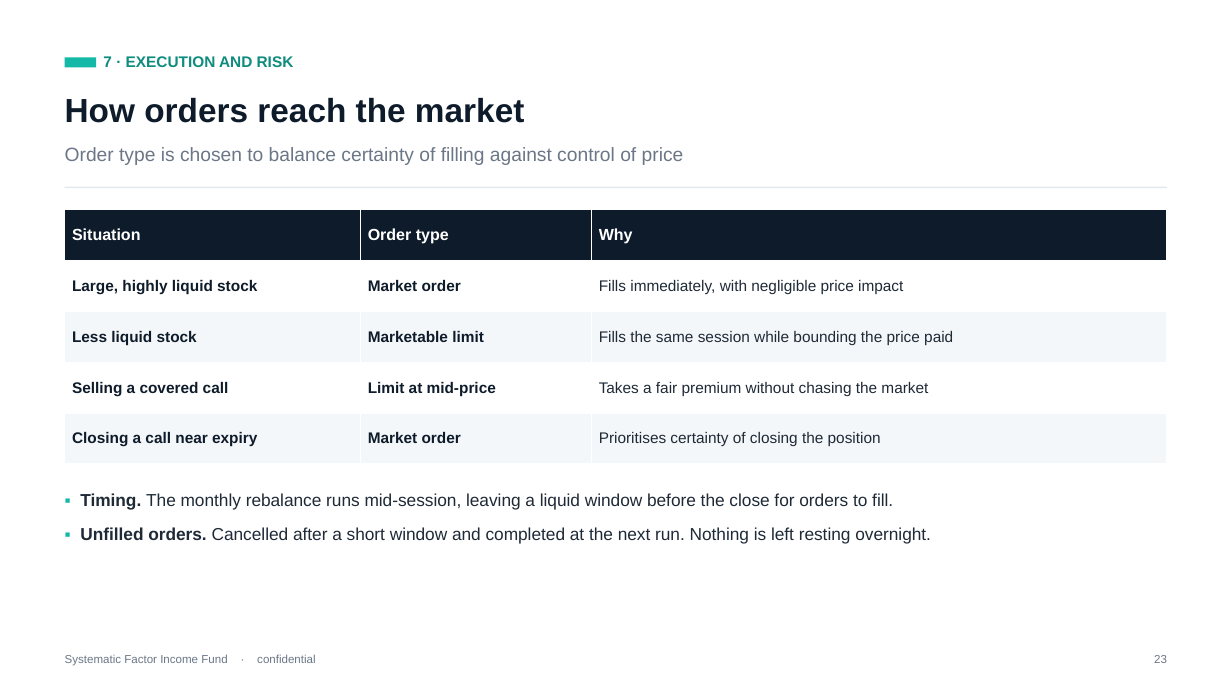
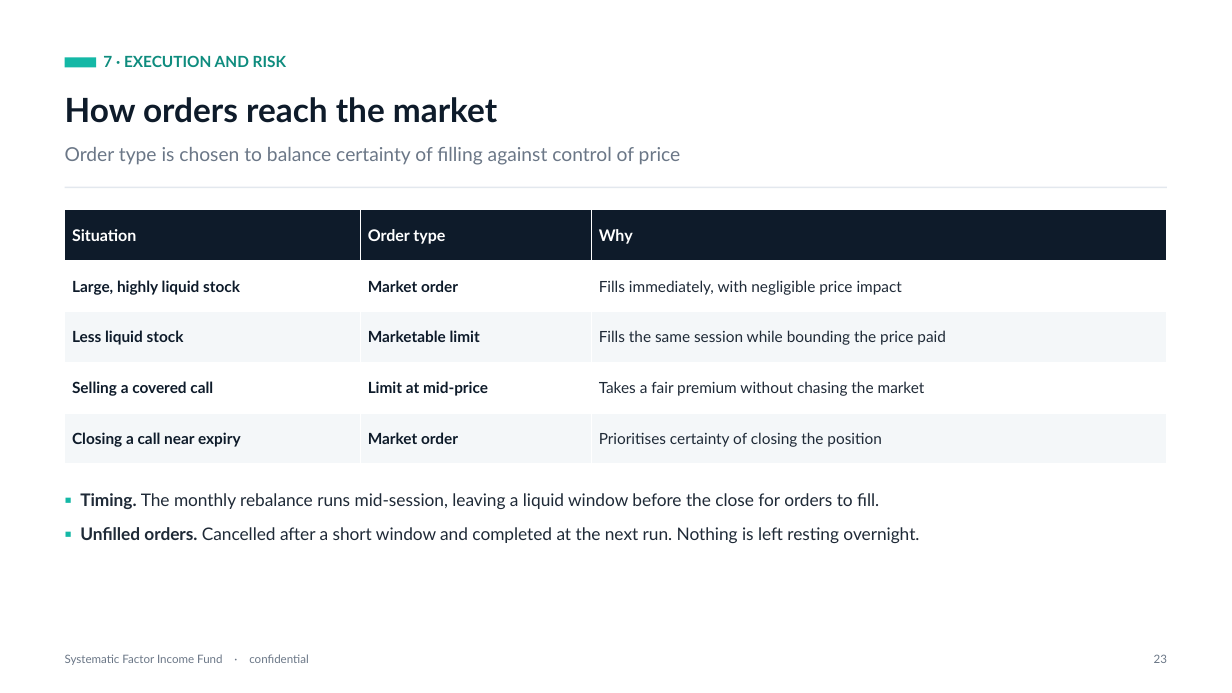
Before and after one commit to diegogomezpy/Portfolio_Algo_Trader, a slide deck: slide 31 of presentation/Systematic-Factor-Income-Fund.pptx. Drawn at 1232x693 pixels with LibreOffice and Linux fonts; fonts in the diff are those of the drawing. Boxes give left, top, right and bottom in pixels: in the first picture for what was removed or moved away, otherwise in the second. Text is boxed around its words. In the diff, an @@ line names an element or a change of style, - is before the commit and + after.

```diff
--- a/presentation/Systematic-Factor-Income-Fund.pptx
+++ b/presentation/Systematic-Factor-Income-Fund.pptx
@@ table at box(65, 210, 1167, 464) @@
@@ font Arial to Lato @@
@@ font Arial to Lato in 5 elements at box(103, 55, 286, 67), box(65, 97, 497, 123), box(65, 147, 681, 165), box(80, 493, 919, 543), box(65, 654, 308, 665) @@
```
Also in this commit, not shown: 47 other slides changed, 1 other file.
